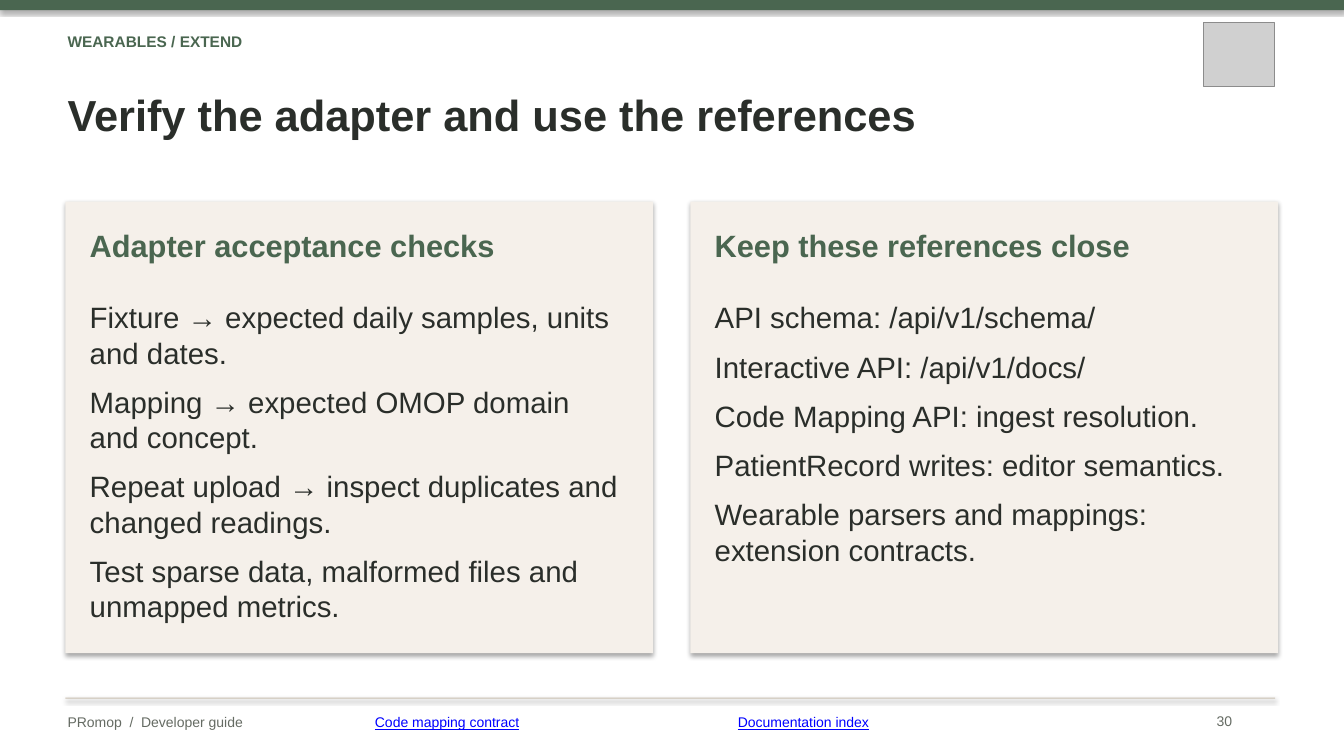
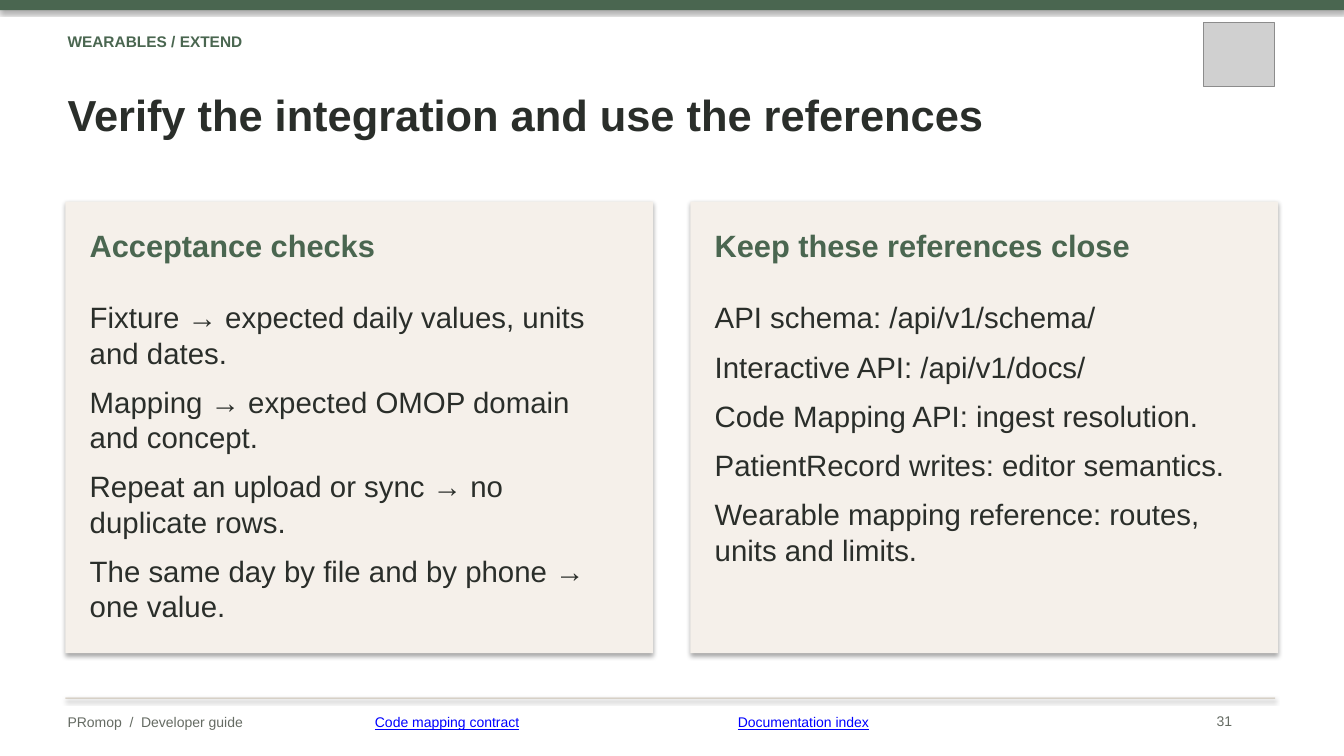
Before and after one commit to healthkey-ai/promop, a slide deck: slide 31 of PRomop_Developer_Guide.pptx (slide 30 before the commit). Drawn at 1344x756 pixels with LibreOffice and Linux fonts; fonts in the diff are those of the drawing; grey boxes stand for pictures. Boxes give left, top, right and bottom in pixels: in the first picture for what was removed or moved away, otherwise in the second. Text is boxed around its words. In the diff, an @@ line names an element or a change of style, - is before the commit and + after.

```diff
--- a/PRomop_Developer_Guide.pptx
+++ b/PRomop_Developer_Guide.pptx
@@ text at <box>68,99,983,139</box>: text changed @@
-Verify the adapter and use the references
+Verify the integration and use the references
@@ text at <box>90,234,375,263</box>: text changed @@
-Adapter acceptance checks
+Acceptance checks
@@ text at <box>90,306,584,365</box>: text changed @@
-Fixture → expected daily samples, units and dates.
+Fixture → expected daily values, units and dates.
@@ text at <box>90,475,547,618</box>: text changed @@
-Repeat upload → inspect duplicates and changed readings.
-Test sparse data, malformed files and unmapped metrics.
+Repeat an upload or sync → no duplicate rows.
+The same day by file and by phone → one value.
@@ text at <box>715,503,1199,562</box>: text changed @@
-Wearable parsers and mappings: extension contracts.
+Wearable mapping reference: routes, units and limits.
@@ text at <box>1217,716,1233,726</box>: text changed @@
-30
+31
```
Also in this commit, not shown: 8 other slides changed, 2 slides added, 1 slide removed.
